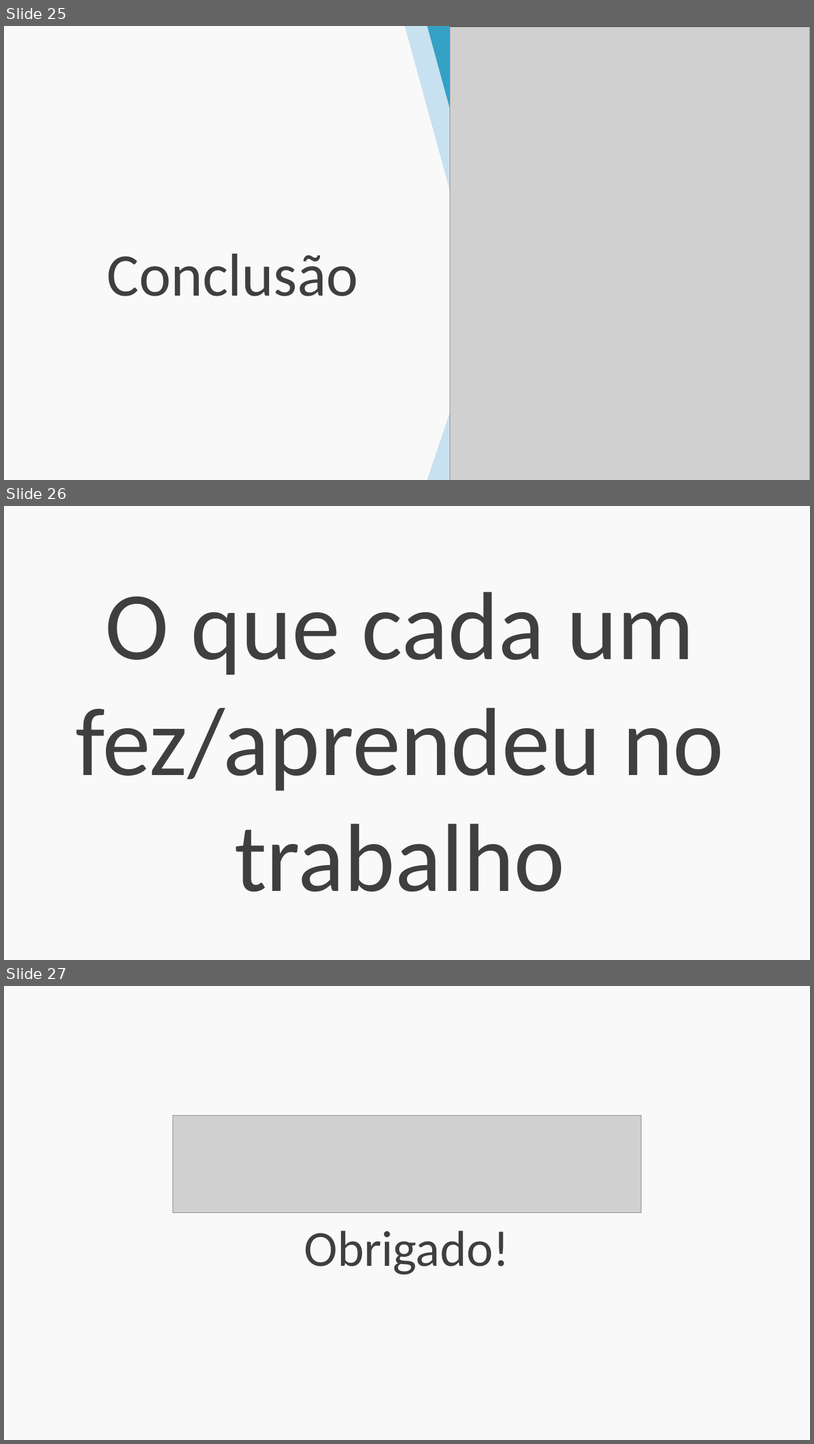
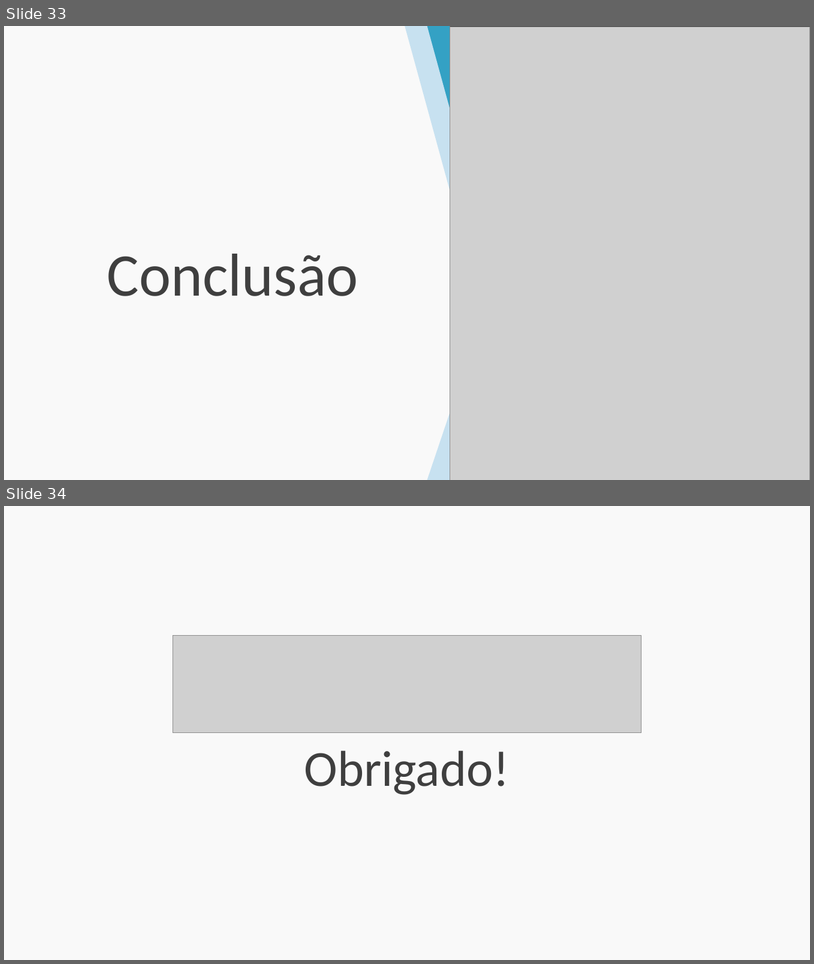
Before and after one commit to esteves-esta/TechHumi, a slide deck: documentacao/Apresentação.pptx. Shown one above the other, each under a label of ours: slides 25, 26 and 27 before the commit, slides 33 and 34 after it. The pictures are 814x1444 and 814x964 pixels, drawn with LibreOffice and Linux fonts; fonts in the diff are those of the drawing; grey boxes stand for pictures; background and template pictures are left out. Boxes give left, top, right and bottom in pixels: in the first picture for what was removed or moved away, otherwise in the second. Text is boxed around its words. In the diff, an @@ line names an element or a change of style, - is before the commit and + after.

```diff
--- a/documentacao/Apresentação.pptx
+++ b/documentacao/Apresentação.pptx
@@ slide 26 removed at box(4, 506, 810, 960), background #F9F9F9 @@
@@ text removed at box(75, 592, 724, 891) @@
-O que cada um fez/aprendeu no trabalho
@@ what was slide 25 is now slide 33 @@
@@ what was slide 27 is now slide 34 @@
```
Also in this commit, not shown: 1 slide changed, 10 slides added, 2 other slides removed, 4 other files.
